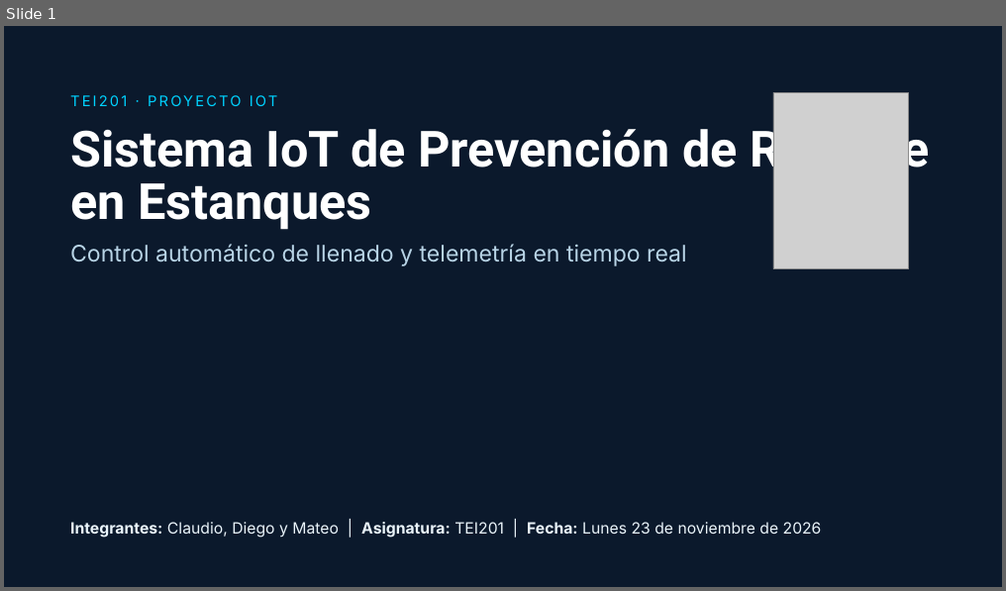
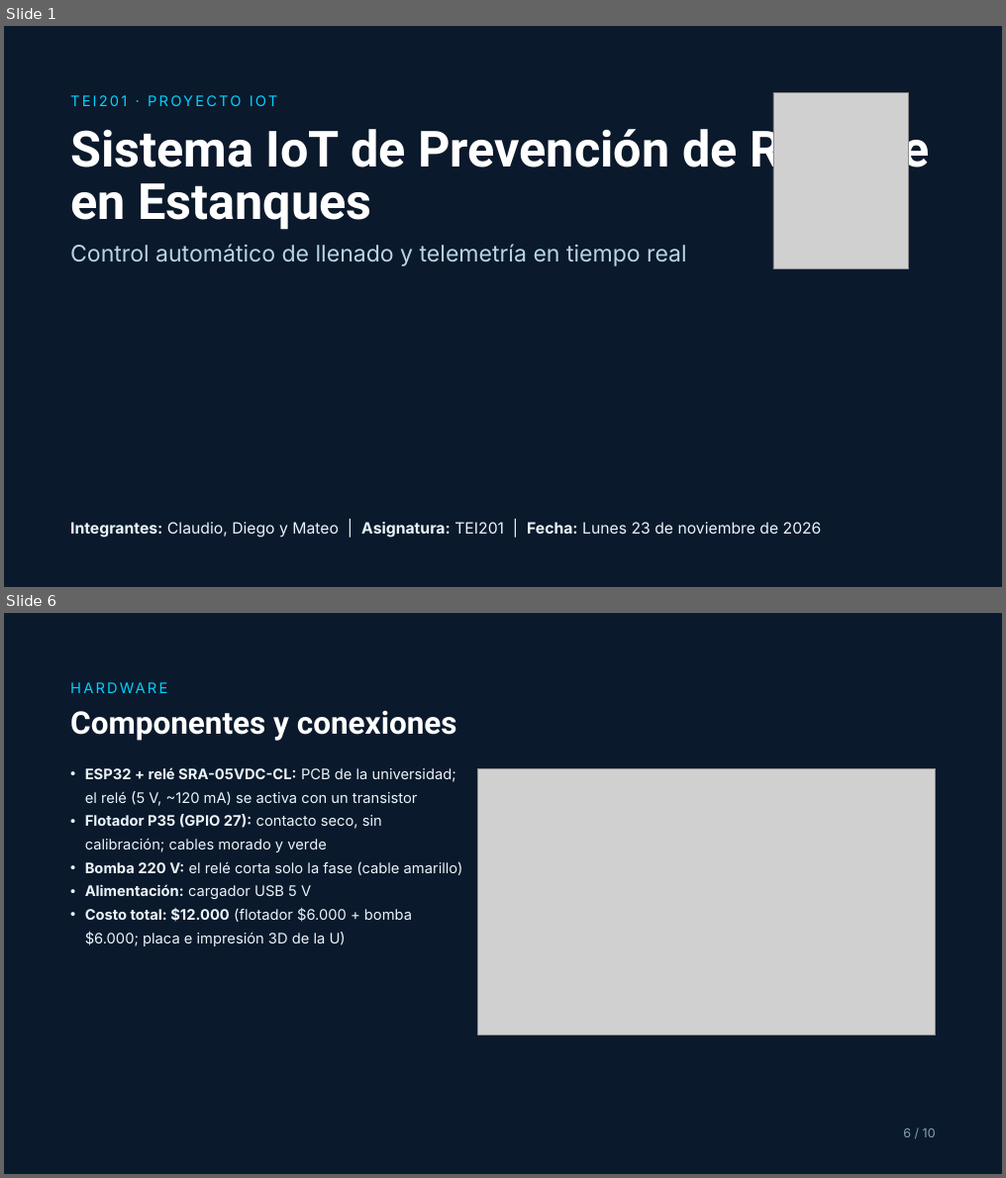
Before and after one commit to mcandela123/esp32-railway-estanque, a slide deck: documentacion/presentacion/presentacion_estanque.pptx. Shown one above the other, each under a label of ours: slide 1 before the commit, slides 1 and 6 after it; the slides between them are not shown. The pictures are 1006x591 and 1006x1178 pixels, drawn with LibreOffice and Linux fonts; fonts in the diff are those of the drawing; grey boxes stand for pictures. Boxes give left, top, right and bottom in pixels: in the first picture for what was removed or moved away, otherwise in the second. Text is boxed around its words. In the diff, an @@ line names an element or a change of style, - is before the commit and + after.

```diff
--- a/documentacion/presentacion/presentacion_estanque.pptx
+++ b/documentacion/presentacion/presentacion_estanque.pptx
@@ slide 6 added at (4,613,1002,1174), background #0B192C @@
@@ text added at (70,679,443,699), 14 pt, text #00D2FF @@
+HARDWARE
@@ title added at (70,710,457,741), 30 pt, text #FFFFFF, bold @@
+Componentes y conexiones
@@ text added at (85,767,463,947), 14 pt, text #EAF4FA @@
+• ESP32 + relé SRA-05VDC-CL: PCB de la universidad; el relé (5 V, ~120 mA) se activa con un transistor
+• Flotador P35 (GPIO 27): contacto seco, sin calibración; cables morado y verde
+• Bomba 220 V: el relé corta solo la fase (cable amarillo)
+• Alimentación: cargador USB 5 V
+• Costo total: $12.000 (flotador $6.000 + bomba $6.000; placa e impresión 3D de la U)
@@ picture added at (478,768,936,1035) @@
@@ text added at (903,1129,936,1138), 12 pt, text #7FA3BF @@
+6 / 10
```
Also in this commit, not shown: 6 slides changed, 2 other slides added, 1 slide removed, 4 other files.
